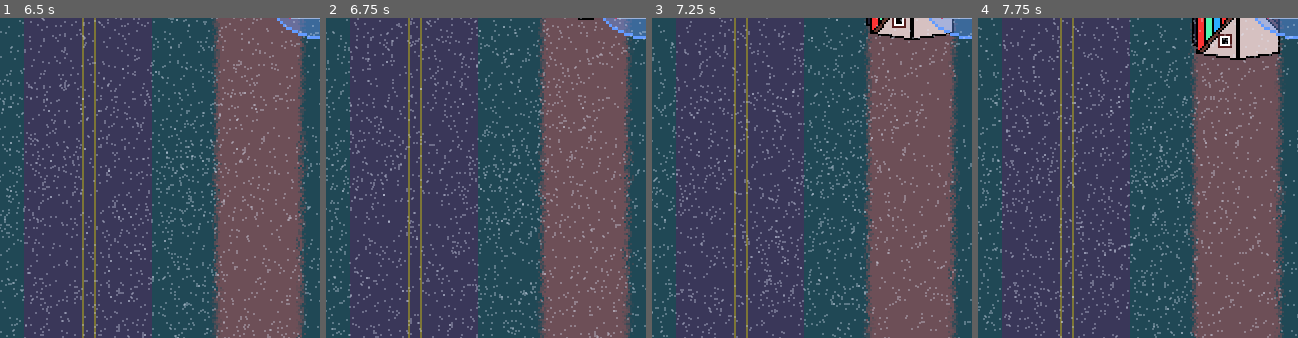
Above: before the commit, frames 1-4 (left to right).
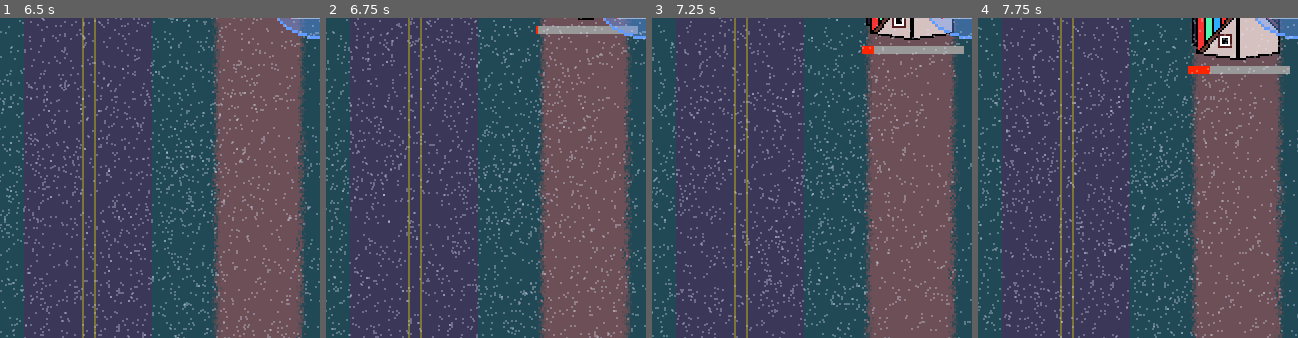
Above: after the commit, the same moments.

Repository: Zoidmania/gdex-2023-winter
Game: Godot game, scene res://stages/stage_north_america.tscn
The game is run twice, just before and just after one commit, with the same random seed, the same clock (stepped at 60 frames per second) and the same inputs. The engine's default icon, where the game draws it, is replaced by a stand-in: a white triangle on a blue panel in a dark square.
Inputs:
- Up to frame 1 (6.5 s): hold Up (santa_move_up) 0.53-2.03 s; tap Shift (santa_land_or_take_off) every 1.5 s from 0.6 to 5.1 s; tap Space (santa_shoot) every 1.5 s from 1.35 to 5.85 s; hold Left (santa_move_left) 2.03-3.53 s; hold Down (santa_move_down) 3.53-4.28 s; hold Right (santa_move_right) 4.28-5.03 s; hold Up (santa_move_up) 5.03-5.78 s; hold Right (santa_move_right) from 5.78 s (still down)
- Up to frame 2 (6.75 s): keep holding Right (santa_move_right); tap Shift (santa_land_or_take_off) at 6.6 s
- Up to frame 3 (7.25 s): keep holding Right (santa_move_right)
- Up to frame 4 (7.75 s): keep holding Right (santa_move_right); tap Space (santa_shoot) at 7.35 s
The pictures show only the part of the screen within x 24-74%, y 9-59%; the shares and areas given below are measured in that part.

Frame 1 is identical in both runs. In frame 2, 0.8% of the frame differs, in the area x 65-98%, y 2-5%; in frame 3, 0.8%, in the area x 65-98%, y 8-12%; in frame 4, 0.8%.

Commit message:
enable house player collision

Diff:
--- a/src/assets/house/delivery_house.gd
+++ b/src/assets/house/delivery_house.gd
@@ -26,7 +26,7 @@
 
 
 func _on_area_2d_area_entered(area):
-    print(area)
+
      # Replace with function body.
     if(area.get_parent().name == 'Sleigh'):
         deliverable = true
--- a/src/assets/house/delivery_house.tscn
+++ b/src/assets/house/delivery_house.tscn
@@ -48,9 +48,10 @@
 
 [node name="ProgressBar" type="ProgressBar" parent="." index="2"]
 visible = false
-offset_top = 52.0
-offset_right = 51.0
-offset_bottom = 56.0
+offset_left = -25.0
+offset_top = 28.0
+offset_right = 26.0
+offset_bottom = 32.0
 theme_override_styles/background = SubResource("StyleBoxFlat_3ey42")
 theme_override_styles/fill = SubResource("StyleBoxFlat_q2qtw")
 max_value = 5.0
@@ -69,3 +70,7 @@
 autoplay = "default"
 frame = 1
 frame_progress = 0.0740572
+
+[connection signal="area_entered" from="Area2D" to="." method="_on_area_2d_area_entered"]
+[connection signal="area_exited" from="Area2D" to="." method="_on_area_2d_area_exited"]
+[connection signal="timeout" from="PresentTimer" to="." method="_on_present_timer_timeout"]
--- a/src/assets/house/green_house.tscn
+++ b/src/assets/house/green_house.tscn
@@ -5,7 +5,6 @@
 
 [node name="GreenHouse" instance=ExtResource("1_vbtbp")]
 z_index = -1
-z_as_relative = false
 
 [node name="VisibleOnScreenNotifier2D" parent="." index="0"]
 position = Vector2(-1.90735e-06, 32)
